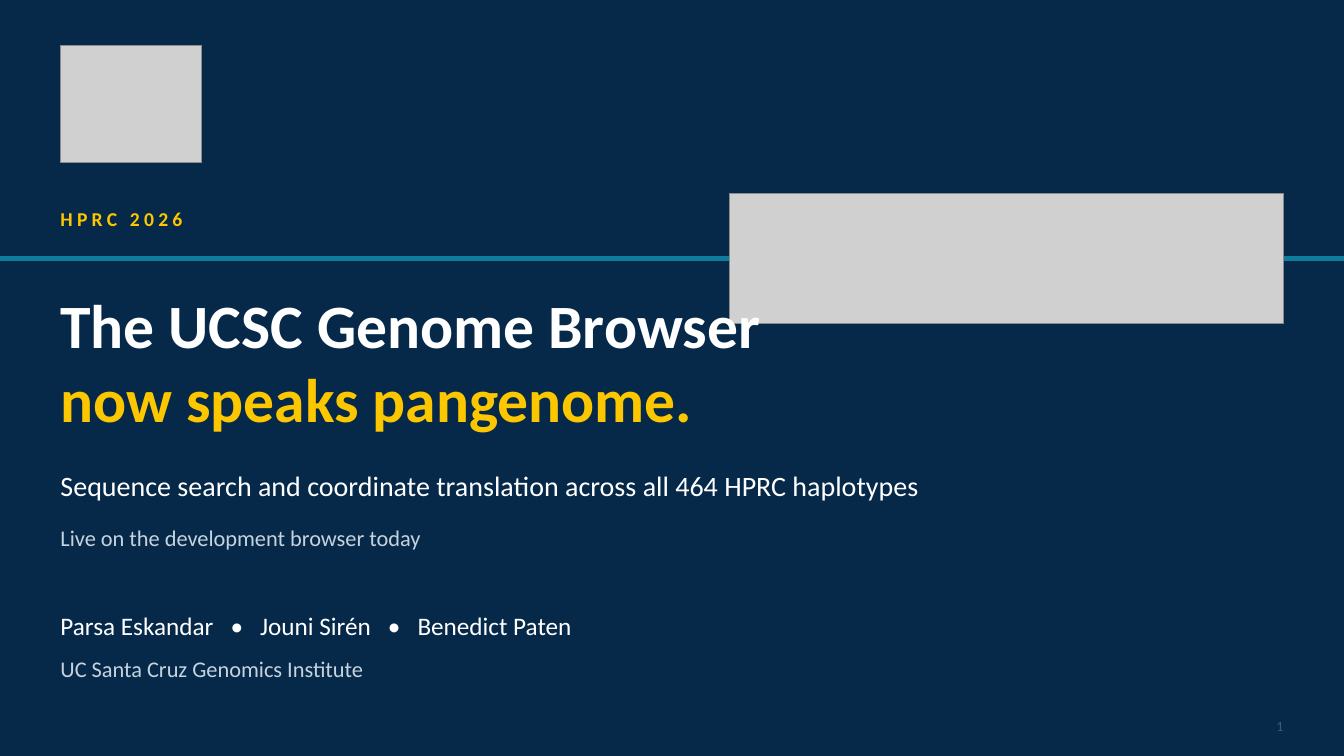
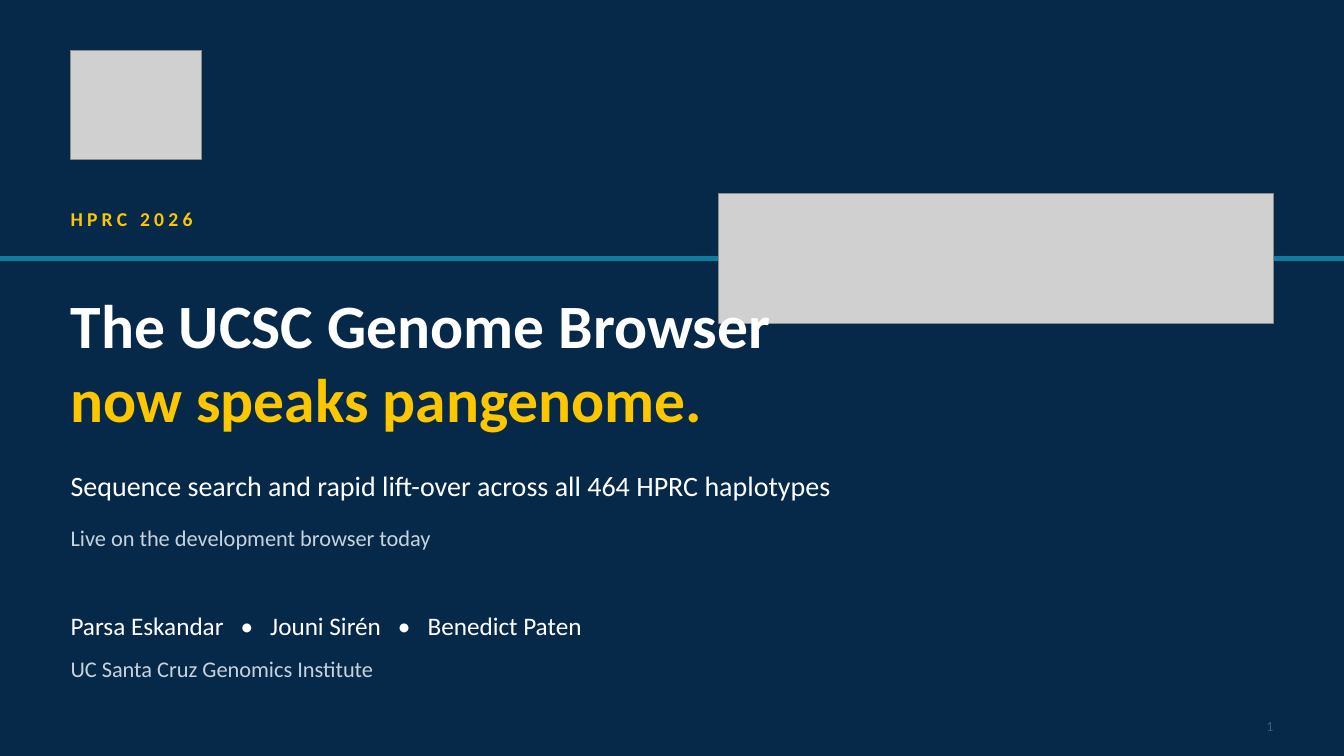
Before and after one commit to parsaeskandar/hprc_2026_poster, a slide deck: slide 1 of talk/HPRC2026_talk.pptx. Drawn at 1344x756 pixels with LibreOffice and Linux fonts; fonts in the diff are those of the drawing; grey boxes stand for pictures. Boxes give left, top, right and bottom in pixels: in the first picture for what was removed or moved away, otherwise in the second. Text is boxed around its words. In the diff, an @@ line names an element or a change of style, - is before the commit and + after.

```diff
--- a/talk/HPRC2026_talk.pptx
+++ b/talk/HPRC2026_talk.pptx
@@ picture: place and size @@
-picture at (60, 45, 202, 162)
+picture at (71, 50, 202, 159)
@@ 5 texts: place and size @@
-5 texts at (60, 212, 760, 677)
+5 texts at (71, 212, 771, 677)
@@ picture: place and size @@
-picture at (729, 194, 1284, 323)
+picture at (719, 194, 1273, 323)
@@ text at (71, 476, 831, 501): text changed @@
-Sequence search and coordinate translation across all 464 HPRC haplotypes
+Sequence search and rapid lift-over across all 464 HPRC haplotypes
@@ text "1": place and size @@
-text "1" at (1276, 722, 1283, 731)
+text "1" at (1266, 722, 1273, 731)
```
Also in this commit, not shown: 11 other slides changed, 11 slides added, 9 slides removed, 13 other files.
